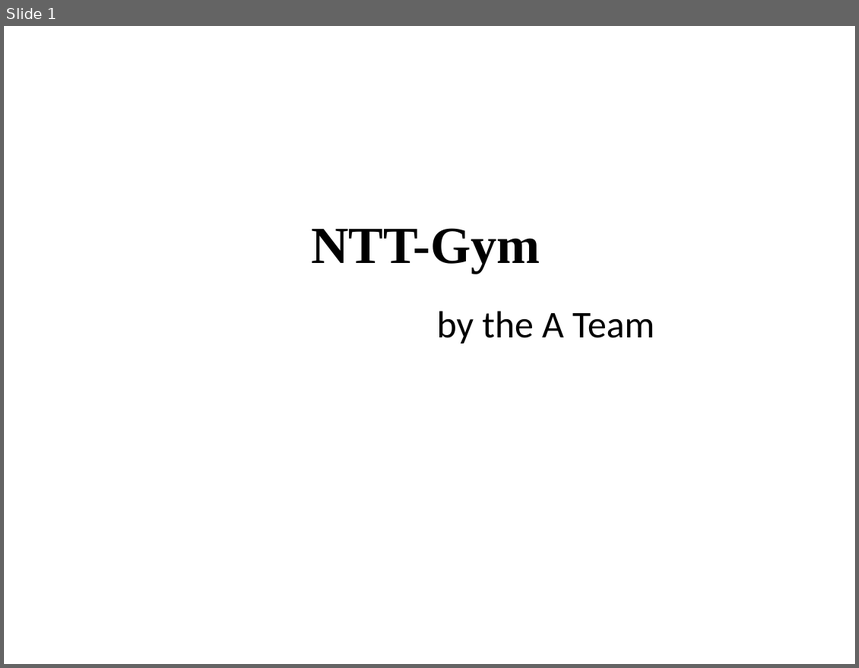
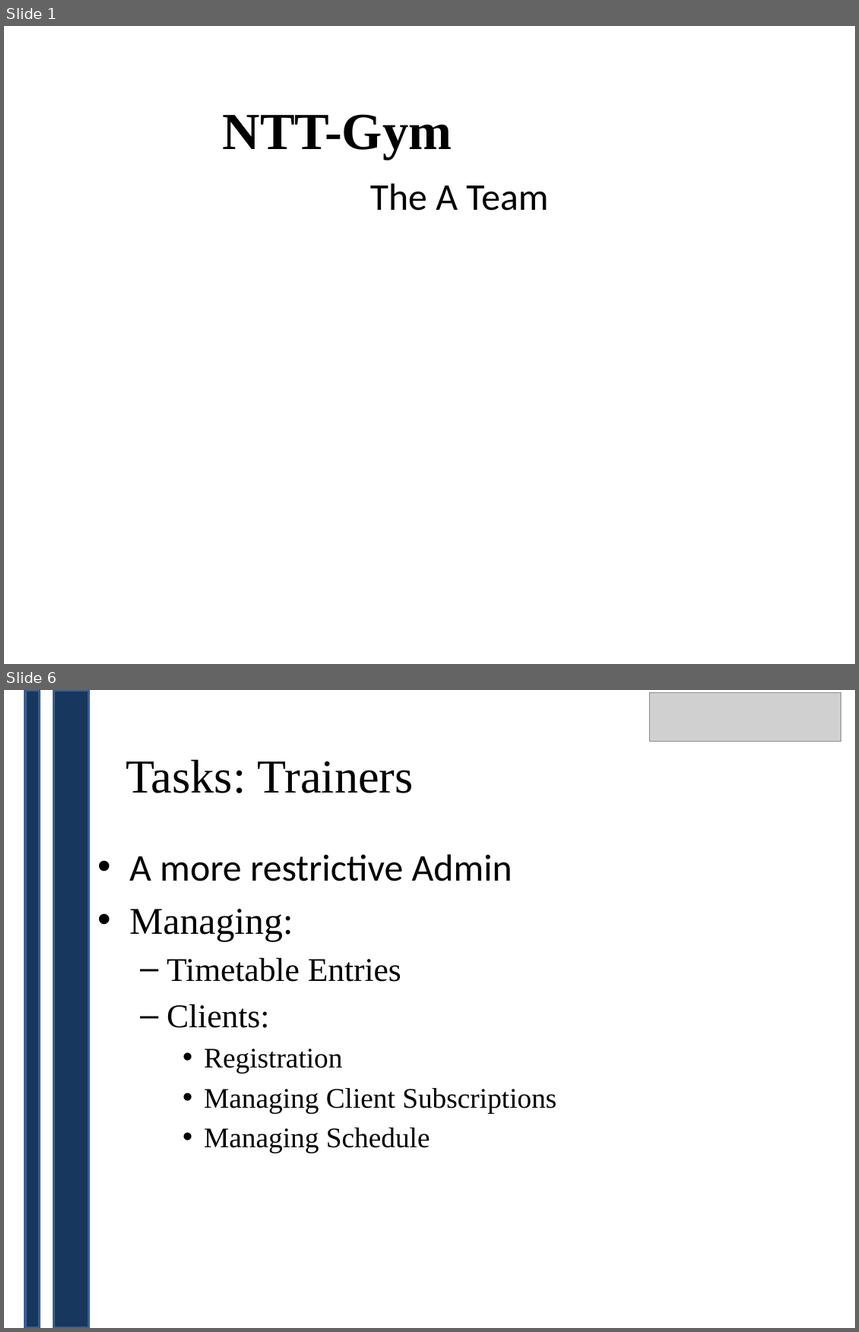
Before and after one commit to CCMV2/GymApplication, a slide deck: documentation/Documents/NTT-Gym.pptx. Shown one above the other, each under a label of ours: slide 1 before the commit, slides 1 and 6 after it; the slides between them are not shown. The pictures are 859x668 and 859x1332 pixels, drawn with LibreOffice and Linux fonts; fonts in the diff are those of the drawing; grey boxes stand for pictures; background and template pictures are left out. Boxes give left, top, right and bottom in pixels: in the first picture for what was removed or moved away, otherwise in the second. Text is boxed around its words. In the diff, an @@ line names an element or a change of style, - is before the commit and + after.

```diff
--- a/documentation/Documents/NTT-Gym.pptx
+++ b/documentation/Documents/NTT-Gym.pptx
@@ slide 6 added at [4, 690, 855, 1328], background #FFFFFF @@
@@ rectangle added at [25, 690, 40, 1328], fill #17375E, outline #3A5F8C 2 pt @@
@@ rectangle added at [53, 690, 89, 1328], fill #17375E, outline #3A5F8C 2 pt @@
@@ picture added at [649, 692, 841, 741] @@
@@ text added at [126, 759, 414, 793], 40 pt, text #000000 @@
+Tasks: Trainers
@@ text added at [129, 854, 557, 1153], 24 pt, text #000000 @@
+• A more restrictive Admin
+• Managing:
+  – Timetable Entries
+  – Clients:
+    • Registration
+    • Managing Client Subscriptions
+    • Managing Schedule
@@ slide 1 changed as well @@
@@ title "NTT-Gym": place and size @@
-title "NTT-Gym" at [311, 228, 541, 273]
+title "NTT-Gym" at [223, 114, 452, 160]
@@ subtitle at [370, 183, 548, 211]: text changed @@
-by the A Team
+The A Team
```
Also in this commit, not shown: 6 other slides changed, 10 other slides added, 11 slides removed.
